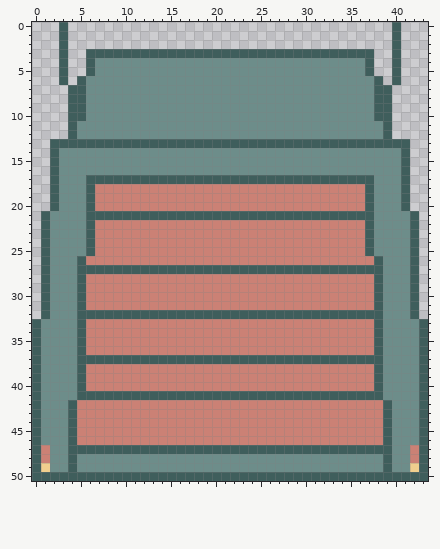
Edited in one commit: pixel-art file (src/art/truck.aseprite). The picture above is the old version.
44x51 pixels, 1 frame.
After:
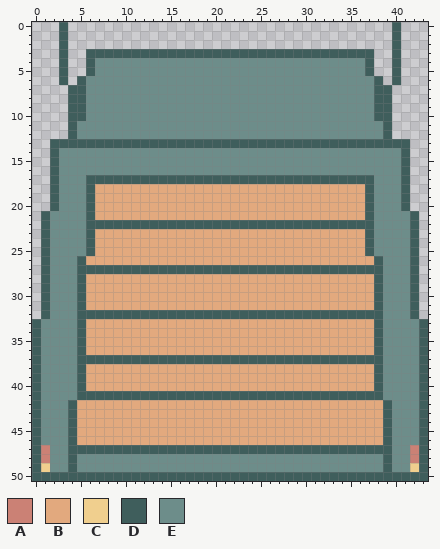
Palette (. is transparent): A #cb8175  B #e2a97e  C #f0cf8e  D #3f5e5c  E #6d8d8a
Edits made:
@@ x 0..43 @@
 17 ..DEEEDDDDDDDDDDDDDDDDDDDDDDDDDDDDDDDDEEED..
-18 ..DEEEDAAAAAAAAAAAAAAAAAAAAAAAAAAAAAADEEED..
-19 ..DEEEDAAAAAAAAAAAAAAAAAAAAAAAAAAAAAADEEED..
-20 ..DEEEDAAAAAAAAAAAAAAAAAAAAAAAAAAAAAADEEED..
-21 .DEEEEDDDDDDDDDDDDDDDDDDDDDDDDDDDDDDDDEEEED.
-22 .DEEEEDAAAAAAAAAAAAAAAAAAAAAAAAAAAAAADEEEED.
-23 .DEEEEDAAAAAAAAAAAAAAAAAAAAAAAAAAAAAADEEEED.
-24 .DEEEEDAAAAAAAAAAAAAAAAAAAAAAAAAAAAAADEEEED.
-25 .DEEEEDAAAAAAAAAAAAAAAAAAAAAAAAAAAAAADEEEED.
-26 .DEEEDAAAAAAAAAAAAAAAAAAAAAAAAAAAAAAAADEEED.
+18 ..DEEEDBBBBBBBBBBBBBBBBBBBBBBBBBBBBBBDEEED..
+19 ..DEEEDBBBBBBBBBBBBBBBBBBBBBBBBBBBBBBDEEED..
+20 ..DEEEDBBBBBBBBBBBBBBBBBBBBBBBBBBBBBBDEEED..
+21 .DEEEEDBBBBBBBBBBBBBBBBBBBBBBBBBBBBBBDEEEED.
+22 .DEEEEDDDDDDDDDDDDDDDDDDDDDDDDDDDDDDDDEEEED.
+23 .DEEEEDBBBBBBBBBBBBBBBBBBBBBBBBBBBBBBDEEEED.
+24 .DEEEEDBBBBBBBBBBBBBBBBBBBBBBBBBBBBBBDEEEED.
+25 .DEEEEDBBBBBBBBBBBBBBBBBBBBBBBBBBBBBBDEEEED.
+26 .DEEEDBBBBBBBBBBBBBBBBBBBBBBBBBBBBBBBBDEEED.
 27 .DEEEDDDDDDDDDDDDDDDDDDDDDDDDDDDDDDDDDDEEED.
-28 .DEEEDAAAAAAAAAAAAAAAAAAAAAAAAAAAAAAAADEEED.
-29 .DEEEDAAAAAAAAAAAAAAAAAAAAAAAAAAAAAAAADEEED.
-30 .DEEEDAAAAAAAAAAAAAAAAAAAAAAAAAAAAAAAADEEED.
-31 .DEEEDAAAAAAAAAAAAAAAAAAAAAAAAAAAAAAAADEEED.
+28 .DEEEDBBBBBBBBBBBBBBBBBBBBBBBBBBBBBBBBDEEED.
+29 .DEEEDBBBBBBBBBBBBBBBBBBBBBBBBBBBBBBBBDEEED.
+30 .DEEEDBBBBBBBBBBBBBBBBBBBBBBBBBBBBBBBBDEEED.
+31 .DEEEDBBBBBBBBBBBBBBBBBBBBBBBBBBBBBBBBDEEED.
 32 .DEEEDDDDDDDDDDDDDDDDDDDDDDDDDDDDDDDDDDEEED.
-33 DEEEEDAAAAAAAAAAAAAAAAAAAAAAAAAAAAAAAADEEEED
-34 DEEEEDAAAAAAAAAAAAAAAAAAAAAAAAAAAAAAAADEEEED
-35 DEEEEDAAAAAAAAAAAAAAAAAAAAAAAAAAAAAAAADEEEED
-36 DEEEEDAAAAAAAAAAAAAAAAAAAAAAAAAAAAAAAADEEEED
+33 DEEEEDBBBBBBBBBBBBBBBBBBBBBBBBBBBBBBBBDEEEED
+34 DEEEEDBBBBBBBBBBBBBBBBBBBBBBBBBBBBBBBBDEEEED
+35 DEEEEDBBBBBBBBBBBBBBBBBBBBBBBBBBBBBBBBDEEEED
+36 DEEEEDBBBBBBBBBBBBBBBBBBBBBBBBBBBBBBBBDEEEED
 37 DEEEEDDDDDDDDDDDDDDDDDDDDDDDDDDDDDDDDDDEEEED
-38 DEEEEDAAAAAAAAAAAAAAAAAAAAAAAAAAAAAAAADEEEED
-39 DEEEEDAAAAAAAAAAAAAAAAAAAAAAAAAAAAAAAADEEEED
-40 DEEEEDAAAAAAAAAAAAAAAAAAAAAAAAAAAAAAAADEEEED
+38 DEEEEDBBBBBBBBBBBBBBBBBBBBBBBBBBBBBBBBDEEEED
+39 DEEEEDBBBBBBBBBBBBBBBBBBBBBBBBBBBBBBBBDEEEED
+40 DEEEEDBBBBBBBBBBBBBBBBBBBBBBBBBBBBBBBBDEEEED
 41 DEEEEDDDDDDDDDDDDDDDDDDDDDDDDDDDDDDDDDDEEEED
-42 DEEEDAAAAAAAAAAAAAAAAAAAAAAAAAAAAAAAAAADEEED
-43 DEEEDAAAAAAAAAAAAAAAAAAAAAAAAAAAAAAAAAADEEED
-44 DEEEDAAAAAAAAAAAAAAAAAAAAAAAAAAAAAAAAAADEEED
-45 DEEEDAAAAAAAAAAAAAAAAAAAAAAAAAAAAAAAAAADEEED
-46 DEEEDAAAAAAAAAAAAAAAAAAAAAAAAAAAAAAAAAADEEED
+42 DEEEDBBBBBBBBBBBBBBBBBBBBBBBBBBBBBBBBBBDEEED
+43 DEEEDBBBBBBBBBBBBBBBBBBBBBBBBBBBBBBBBBBDEEED
+44 DEEEDBBBBBBBBBBBBBBBBBBBBBBBBBBBBBBBBBBDEEED
+45 DEEEDBBBBBBBBBBBBBBBBBBBBBBBBBBBBBBBBBBDEEED
+46 DEEEDBBBBBBBBBBBBBBBBBBBBBBBBBBBBBBBBBBDEEED
 47 DAEEDDDDDDDDDDDDDDDDDDDDDDDDDDDDDDDDDDDDEEAD
